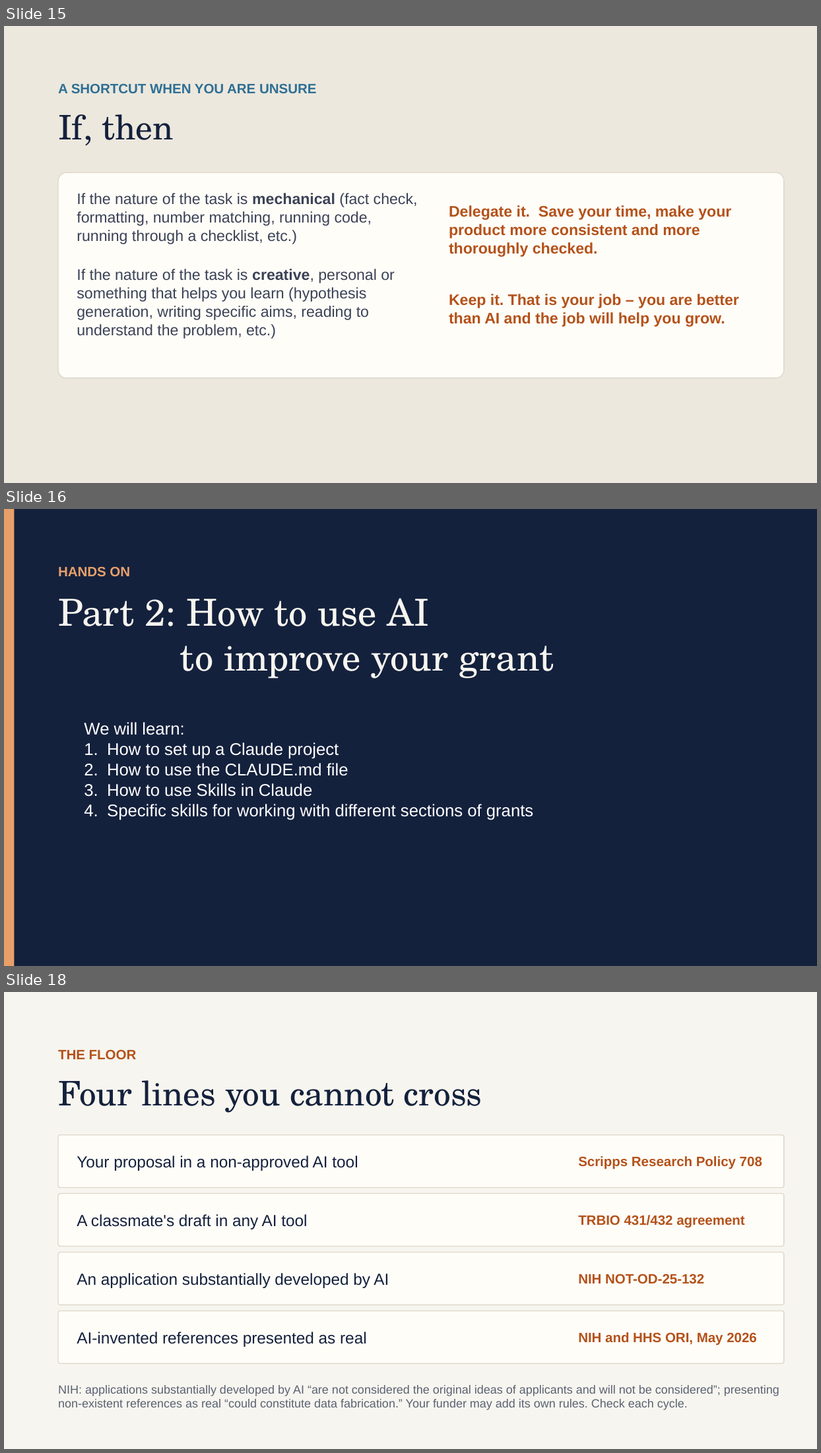
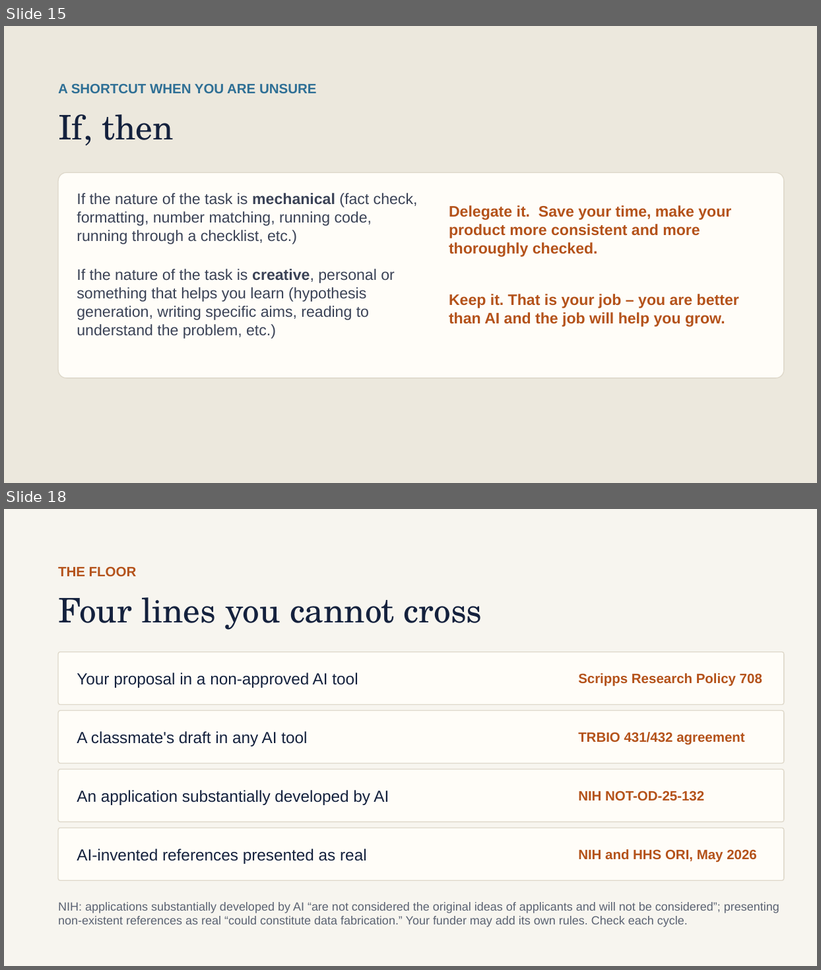
Before and after one commit to scripps-ai-enablement/ai-for-grant-writing, a slide deck: version 1/Using AI for Grant Writing v1.pptx. Shown one above the other, each under a label of ours: slides 15, 16 and 18 before the commit, slides 15 and 18 after it; the slides between them are not shown. The pictures are 821x1453 and 821x970 pixels, drawn with LibreOffice and Linux fonts; fonts in the diff are those of the drawing. Boxes give left, top, right and bottom in pixels: in the first picture for what was removed or moved away, otherwise in the second. Text is boxed around its words. In the diff, an @@ line names an element or a change of style, - is before the commit and + after.

```diff
--- a/version 1/Using AI for Grant Writing v1.pptx
+++ b/version 1/Using AI for Grant Writing v1.pptx
@@ slide 16 removed at <box>4,509,817,966</box>, background #14213D @@
@@ rectangle removed at <box>4,509,15,966</box> @@
@@ text removed at <box>58,566,130,576</box> @@
-HANDS ON
@@ text removed at <box>58,598,554,679</box> @@
-Part 2: How to use AI
-to improve your grant
@@ text removed at <box>84,722,533,821</box> @@
-We will learn:
-1. How to set up a Claude project
-2. How to use the CLAUDE.md file
-3. How to use Skills in Claude
-4. Specific skills for working with different sections of grants
```
Also in this commit, not shown: 5 slides changed, 1 other slide removed, 5 other files.
